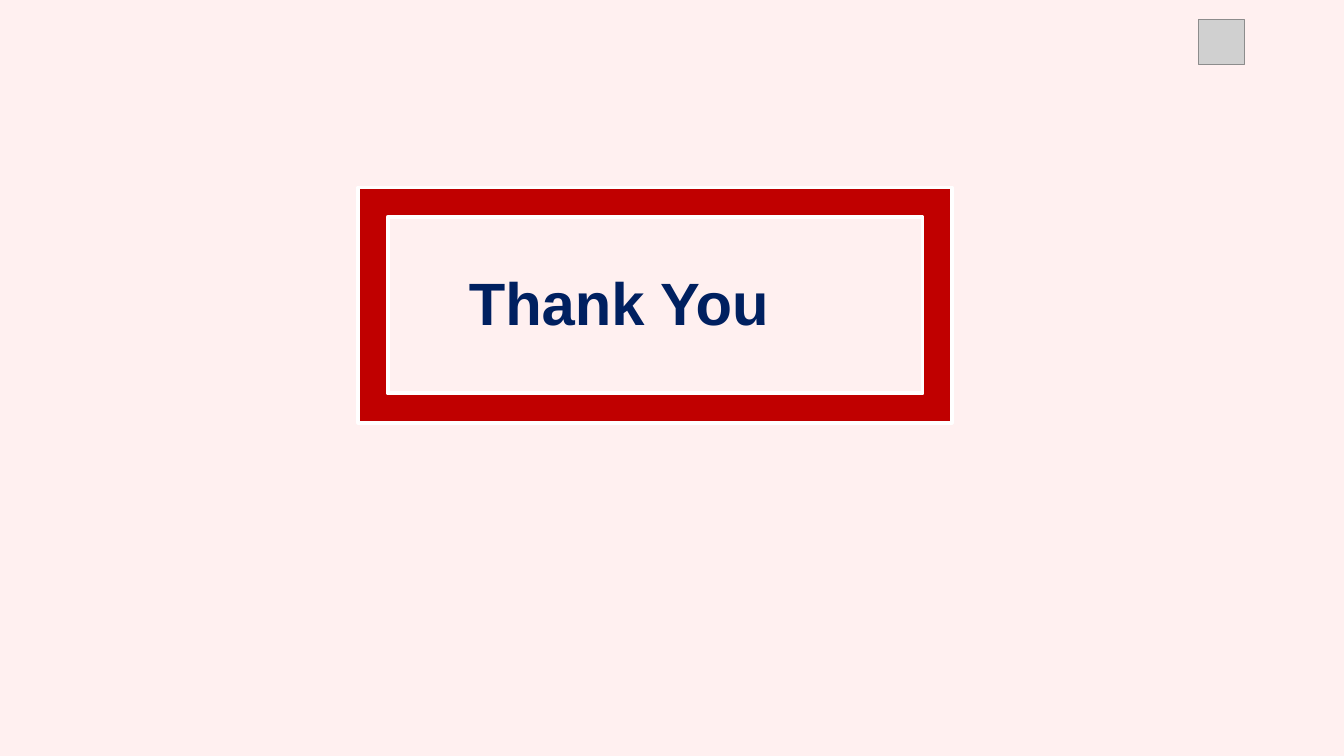
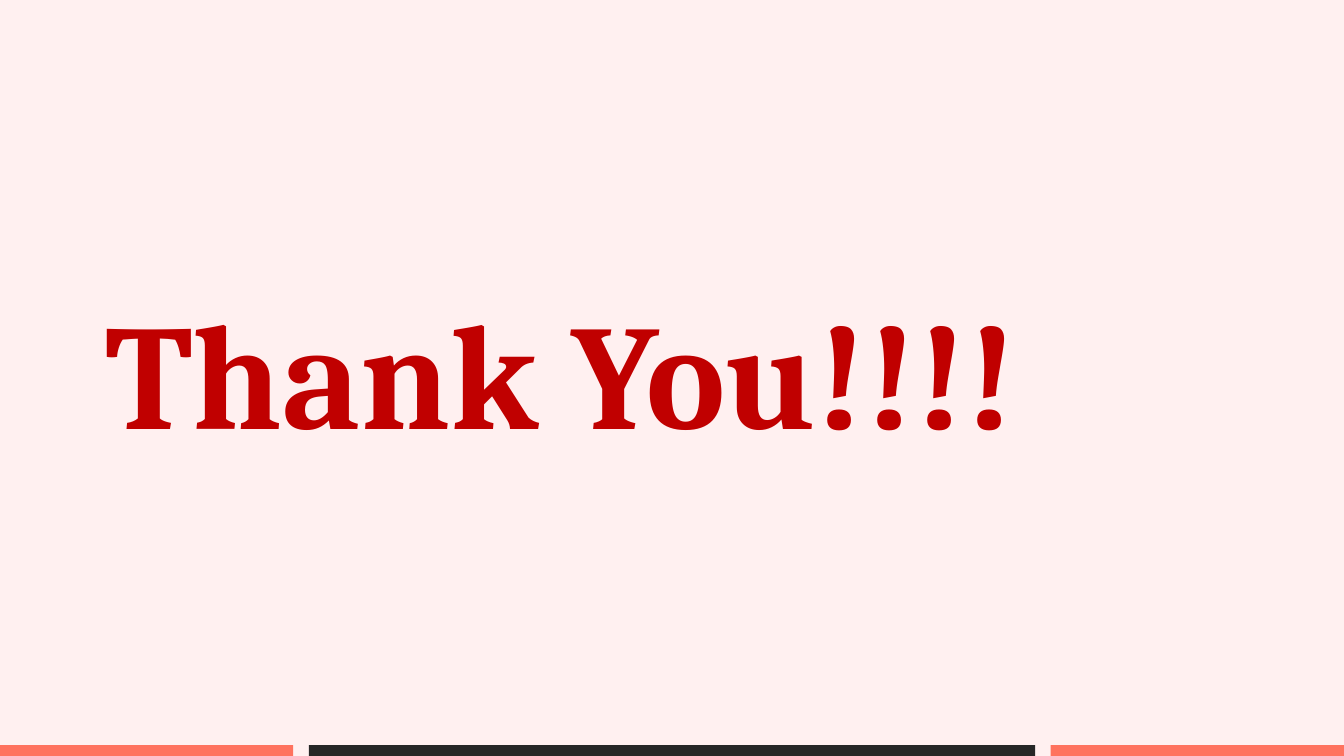
Before and after one commit to nehaa54/exploratory-data-analysis, a slide deck: slide 32 of EDA presentation Playstore Data Analysis.pptx (slide 31 before the commit). Drawn at 1344x756 pixels with LibreOffice and Linux fonts; fonts in the diff are those of the drawing; grey boxes stand for pictures; background and template pictures are left out. Boxes give left, top, right and bottom in pixels: in the first picture for what was removed or moved away, otherwise in the second. Text is boxed around its words. In the diff, an @@ line names an element or a change of style, - is before the commit and + after.

```diff
--- a/EDA presentation Playstore Data Analysis.pptx
+++ b/EDA presentation Playstore Data Analysis.pptx
@@ picture removed at [1199,20,1245,65] @@
@@ frame removed at [359,188,953,423] @@
@@ title at [105,325,1017,431]: text changed; size 32 to 80 pt; font Arial to Cambria; text colour #002060 to #C00000 @@
-Thank You
+Thank You!!!!
@@ rectangle added at [0,745,293,756], fill #FF725E @@
@@ rectangle added at [309,745,1035,756], fill #262626 @@
@@ rectangle added at [1051,745,1344,756], fill #FF725E @@
```
Also in this commit, not shown: 4 other slides changed, 1 slide added.
